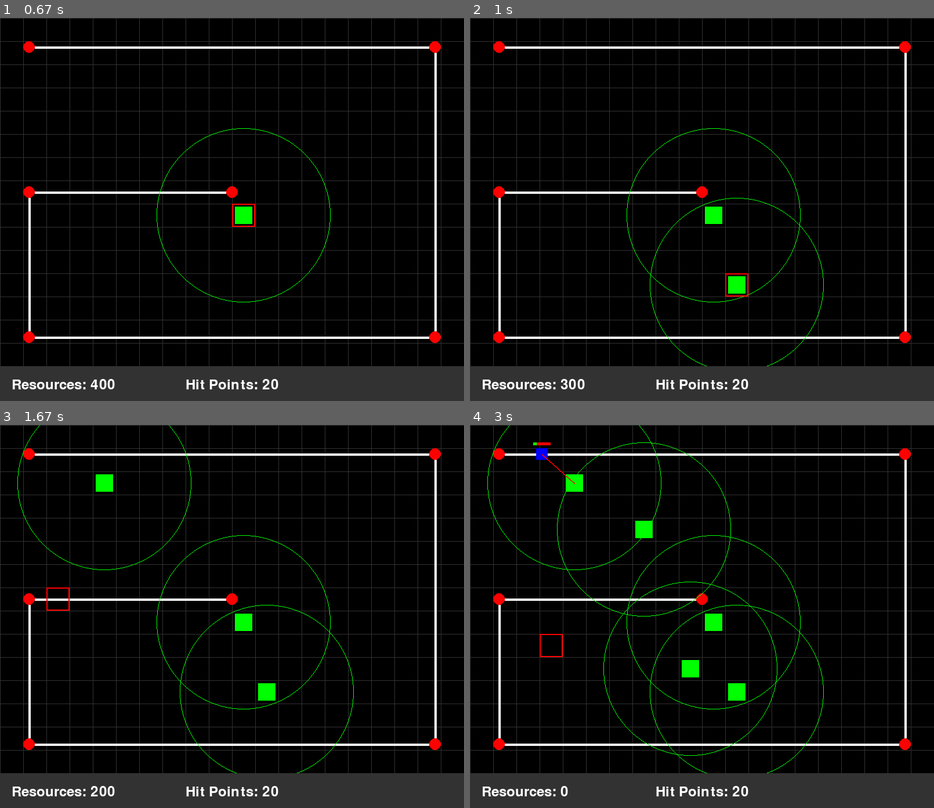
Above: before the commit, frames 1-4 (two rows, left to right).
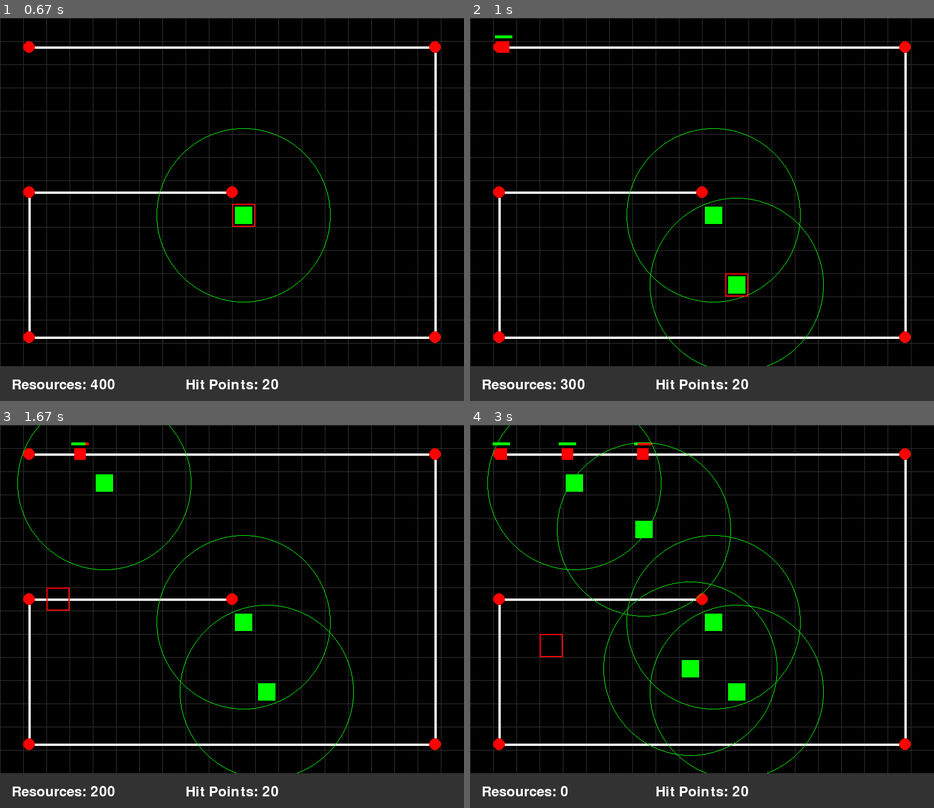
Above: after the commit, the same moments.

Repository: xbito/xbito-td1
Game: pygame game, started from main.py
The game is run twice, just before and just after one commit, with the same random seed, the same clock (stepped at 60 frames per second) and the same inputs.
Inputs (mouse positions are in pixels of both pictures, inside the frame that each line leads up to):
- Up to frame 1 (0.67 s): click (232, 209) at 0.38 s
- Up to frame 2 (1 s): click (748, 293) at 0.72 s
- Up to frame 3 (1.67 s): click (111, 474) at 1.05 s; click (64, 605) at 1.38 s
- Up to frame 4 (3 s): click (702, 662) at 1.72 s; click (637, 536) at 2.05 s; click (864, 716) at 2.38 s; click (553, 654) at 2.72 s

Frame 1 is identical in both runs. In frame 2, less than 0.1% of the frame differs, in the area x 5-10%, y 4-10%; in frame 3, 0.1%; in frame 4, 0.4%, in the area x 4-40%, y 4-16%.

Commit message:
Added new enemy types.

Diff:
--- a/main.py
+++ b/main.py
@@ -54,15 +54,11 @@
         self.hit_points = 20
         self.game_over = False
         self.enemies_spawned = 0
-        self.min_spawn_delay = 120  # Minimum delay 2 seconds to start
-        self.max_spawn_delay = 180  # Max 3 seconds between spawns at the start
-        self.min_spawn_delay_limit = 30
-        self.max_spawn_delay_limit = 60
-        self.acceleration_rate = 0.90  # Reduce delay by 5% every 10 enemies
-        if DEBUG:
-            self.enemies_until_acceleration = 5
-        else:
-            self.enemies_until_acceleration = 10
+        self.min_spawn_delay = 50
+        self.max_spawn_delay = 180
+        self.acceleration_rate = 0.95
+        self.current_enemy_type = 0
+        self.enemies_in_current_group = 0
 
 
 game_state = GameState()
@@ -100,10 +96,11 @@
         self.path = path
         self.path_index = 0
         self.x, self.y = self.path[0]
-        self.speed = random.uniform(1, 2)
         self.size = 20
-        self.health = 50
-        self.max_health = 50
+        self.color = (255, 0, 0)  # Default color (red)
+        self.health = 100
+        self.max_health = 100
+        self.speed = 2
 
     def move(self):
         if self.path_index < len(self.path) - 1:
@@ -119,44 +116,78 @@
                 self.x += dx * move_ratio
                 self.y += dy * move_ratio
 
+    def take_damage(self, damage):
+        self.health -= damage
+        if self.health <= 0:
+            enemy_destroy_sound.play()
+        return self.health <= 0
+
     def draw(self, surface):
-        # Draw enemy
-        pygame.draw.rect(
-            surface,
-            BLUE,
-            (self.x - self.size // 2, self.y - self.size // 2, self.size, self.size),
-        )
-
         # Draw health bar
         health_bar_width = 30
-        health_bar_height = 5
         health_ratio = self.health / self.max_health
         pygame.draw.rect(
             surface,
-            RED,
+            (255, 0, 0),
+            (self.x - health_bar_width // 2, self.y - 20, health_bar_width, 5),
+        )
+        pygame.draw.rect(
+            surface,
+            (0, 255, 0),
             (
                 self.x - health_bar_width // 2,
-                self.y - self.size // 2 - 10,
-                health_bar_width,
-                health_bar_height,
+                self.y - 20,
+                health_bar_width * health_ratio,
+                5,
             ),
         )
+
+
+class SquareEnemy(Enemy):
+    def __init__(self, path):
+        super().__init__(path)
+        self.color = (255, 0, 0)  # Red
+
+    def draw(self, surface):
         pygame.draw.rect(
             surface,
-            GREEN,
-            (
-                self.x - health_bar_width // 2,
-                self.y - self.size // 2 - 10,
-                health_bar_width * health_ratio,
-                health_bar_height,
-            ),
-        )
-
-    def take_damage(self, damage):
-        self.health -= damage
-        if self.health <= 0:
-            enemy_destroy_sound.play()  # Play the generated sound when the enemy is destroyed
-        return self.health <= 0
+            self.color,
+            (self.x - self.size // 2, self.y - self.size // 2, self.size, self.size),
+        )
+        super().draw(surface)
+
+
+class TriangleEnemy(Enemy):
+    def __init__(self, path):
+        super().__init__(path)
+        self.color = (0, 255, 0)  # Green
+        self.speed = 3  # Faster than other enemies
+        self.health = 75
+        self.max_health = 75
+
+    def draw(self, surface):
+        points = [
+            (self.x, self.y - self.size // 2),
+            (self.x - self.size // 2, self.y + self.size // 2),
+            (self.x + self.size // 2, self.y + self.size // 2),
+        ]
+        pygame.draw.polygon(surface, self.color, points)
+        super().draw(surface)
+
+
+class CircleEnemy(Enemy):
+    def __init__(self, path):
+        super().__init__(path)
+        self.color = (0, 0, 255)  # Blue
+        self.health = 150
+        self.max_health = 150
+        self.speed = 1.5  # Slower than other enemies
+
+    def draw(self, surface):
+        pygame.draw.circle(
+            surface, self.color, (int(self.x), int(self.y)), self.size // 2
+        )
+        super().draw(surface)
 
 
 class Tower:
@@ -295,18 +326,21 @@
 
 
 def spawn_enemy():
+    enemy_types = [SquareEnemy, TriangleEnemy, CircleEnemy]
+    new_enemy = enemy_types[game_state.current_enemy_type](waypoints.copy())
+    enemies.append(new_enemy)
+
     game_state.enemies_spawned += 1
-    enemies.append(Enemy(waypoints))
-
-    # Accelerate spawn rate every 10 enemies
-    if game_state.enemies_spawned % game_state.enemies_until_acceleration == 0:
+    game_state.enemies_in_current_group += 1
+
+    if game_state.enemies_in_current_group == 5:
+        game_state.current_enemy_type = (game_state.current_enemy_type + 1) % 3
+        game_state.enemies_in_current_group = 0
+
+    if game_state.enemies_spawned % 10 == 0:
         game_state.max_spawn_delay = max(
-            game_state.min_spawn_delay_limit,
+            game_state.min_spawn_delay,
             int(game_state.max_spawn_delay * game_state.acceleration_rate),
-        )
-        game_state.min_spawn_delay = max(
-            game_state.min_spawn_delay_limit,
-            int(game_state.min_spawn_delay * game_state.acceleration_rate),
         )
 
 
